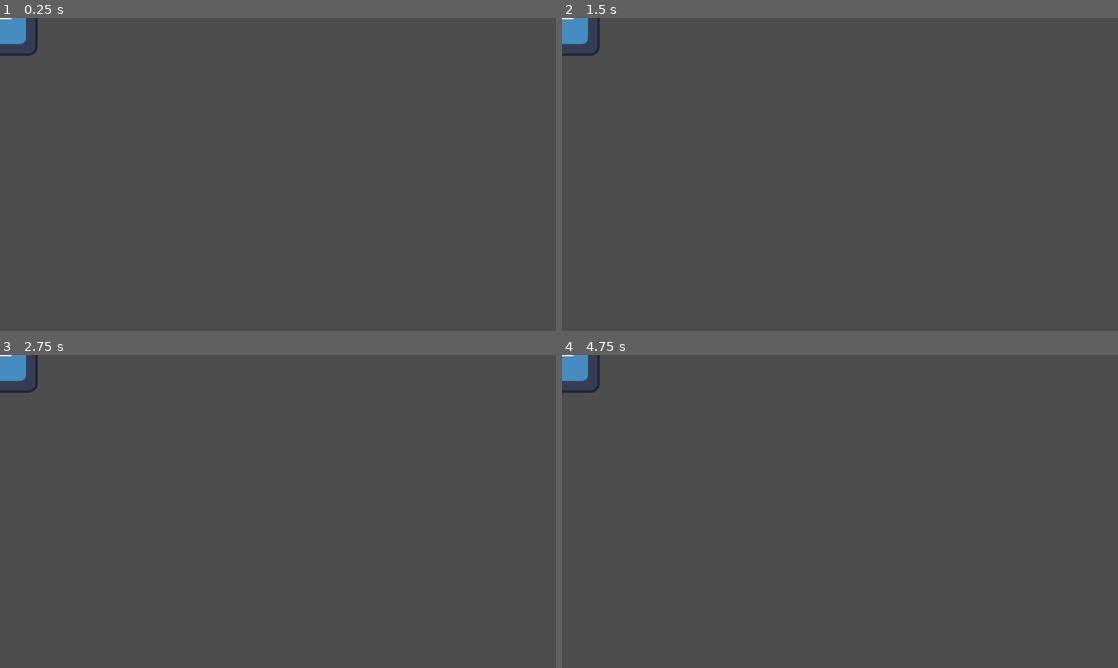
Above: before the commit, frames 1-4 (two rows, left to right).
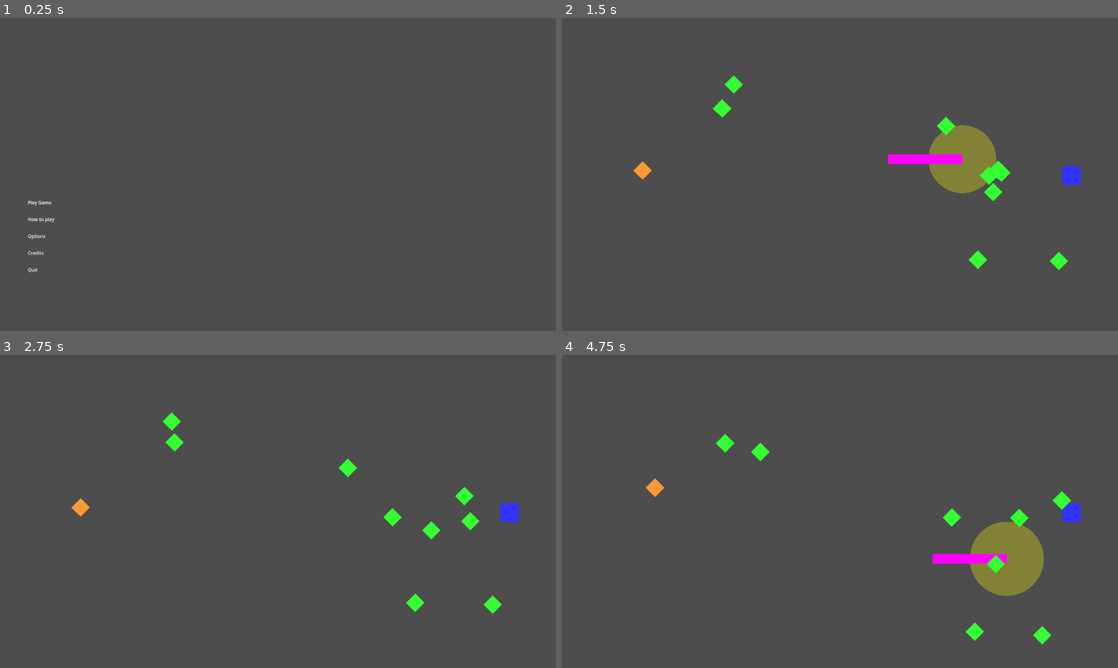
Above: after the commit, the same moments.

Repository: VileOar/ludum-dare-56
Game: Godot game, scene res://src/ui/menus/MainMenu.tscn
Same seed, same stepped clock (60 frames per second), same inputs: the game is played once before the commit and once after it. Before the commit the project starts from res://stomp.tscn. The engine's default icon, where the game draws it, is replaced by a stand-in: a white triangle on a blue panel in a dark square.
Inputs (mouse positions are in pixels of both pictures, inside the frame that each line leads up to):
- Up to frame 1 (0.25 s): no input
- Up to frame 2 (1.5 s): click (645, 202) at 0.5 s, where only the run after the commit has a clickable "Play Game"; tap Enter at 1.25 s; move the mouse to (962, 158) at 1.27 s; press the mouse at (962, 158) at 1.28 s
- Up to frame 3 (2.75 s): tap Space at 2 s; move the mouse to (166, 527) at 2.02 s; release the mouse at (166, 527) at 2.03 s; click (166, 527) at 2.1 s
- Up to frame 4 (4.75 s): move the mouse to (895, 442) at 2.77 s; hold Right mouse button (mouse2) 2.78-3.53 s; click (895, 442) at 3.05 s; move the mouse to (812, 574) at 3.52 s; click (812, 574) at 3.6 s; move the mouse to (1006, 558) at 4.27 s; press the mouse at (1006, 558) at 4.28 s

The runs differ from the first frame. In frame 1, 0.6% of the frame differs, in the area x 0-10%, y 0-82%; in frame 2, 3.9%; in frame 3, 1.7%; in frame 4, 4.2%, in the area x 0-94%, y 0-93%.

Commit message:
cleanup and hook up menu

Diff:
--- a/CallStomp.gd
+++ /dev/null
@@ -1,21 +0,0 @@
-extends Node2D
-
-@export var myStompScene: PackedScene
-
-# Called when the node enters the scene tree for the first time.
-func _ready() -> void:
-	pass
-
-
-# Called every frame. 'delta' is the elapsed time since the previous frame.
-func _process(delta: float) -> void:
-	pass
-
-
-func _input(event: InputEvent) -> void:
-	if event.is_action_pressed("mouse1"):
-		print("Stomp")
-	if event.is_action_released("mouse1"):
-		var Stomp = myStompScene.instantiate()
-		Stomp.position = get_local_mouse_position()
-		add_child(Stomp)
--- a/Game.tscn
+++ /dev/null
@@ -1,8 +0,0 @@
-[gd_scene load_steps=3 format=3 uid="uid://co4l80kf3cxv1"]
-
-[ext_resource type="Script" path="res://CallStomp.gd" id="1_tihn3"]
-[ext_resource type="PackedScene" uid="uid://ccpqkr5a4xafu" path="res://stomp.tscn" id="2_yjlgb"]
-
-[node name="Game" type="Node2D"]
-script = ExtResource("1_tihn3")
-myStompScene = ExtResource("2_yjlgb")
--- a/Stomp.gd
+++ /dev/null
@@ -1,17 +0,0 @@
-extends Node2D
-
-@export var stopmDmg: float = 100
-
-signal hit
-# Called when the node enters the scene tree for the first time.
-func _ready() -> void:
-	pass # Replace with function body.
-
-
-# Called every frame. 'delta' is the elapsed time since the previous frame.
-func _process(delta: float) -> void:
-	pass
-
-func _on_area_2d_area_entered(area: Area2D) -> void:
-	hit.emit()
-	$CollisionShape2D.set_deferred("disable", true)
--- a/project.godot
+++ b/project.godot
@@ -11,7 +11,7 @@
 [application]
 
 config/name="ludum_dare_56"
-run/main_scene="res://stomp.tscn"
+run/main_scene="res://src/ui/menus/MainMenu.tscn"
 config/features=PackedStringArray("4.3", "Forward Plus")
 config/icon="res://icon.svg"
 
@@ -22,8 +22,8 @@
 
 [display]
 
-window/size/viewport_width=1280
-window/size/viewport_height=720
+window/size/viewport_width=1920
+window/size/viewport_height=1080
 window/stretch/mode="viewport"
 
 [input]
--- a/src/stage/stage.tscn
+++ b/src/stage/stage.tscn
@@ -7,10 +7,10 @@
 [ext_resource type="PackedScene" uid="uid://cpysboj23eaxd" path="res://src/entities/goal.tscn" id="5_27dnd"]
 
 [sub_resource type="RectangleShape2D" id="RectangleShape2D_hu6hx"]
-size = Vector2(64, 720)
+size = Vector2(64, 1080)
 
 [sub_resource type="RectangleShape2D" id="RectangleShape2D_gmtja"]
-size = Vector2(1280, 64)
+size = Vector2(1920, 64)
 
 [node name="Stage" type="Node2D"]
 script = ExtResource("1_iaxbk")
@@ -24,16 +24,15 @@
 metadata/_edit_group_ = true
 
 [node name="CollisionShape2D" type="CollisionShape2D" parent="Walls/Wall1"]
-position = Vector2(0, 360)
+position = Vector2(0, 540)
 shape = SubResource("RectangleShape2D_hu6hx")
 
 [node name="Wall2" type="StaticBody2D" parent="Walls"]
-position = Vector2(1280, 0)
+position = Vector2(1920, 0)
 collision_mask = 0
-metadata/_edit_group_ = true
 
 [node name="CollisionShape2D" type="CollisionShape2D" parent="Walls/Wall2"]
-position = Vector2(0, 360)
+position = Vector2(0, 540)
 shape = SubResource("RectangleShape2D_hu6hx")
 
 [node name="Wall3" type="StaticBody2D" parent="Walls"]
@@ -41,16 +40,16 @@
 metadata/_edit_group_ = true
 
 [node name="CollisionShape2D" type="CollisionShape2D" parent="Walls/Wall3"]
-position = Vector2(640, 0)
+position = Vector2(960, 0)
 shape = SubResource("RectangleShape2D_gmtja")
 
 [node name="Wall4" type="StaticBody2D" parent="Walls"]
-position = Vector2(0, 720)
+position = Vector2(0, 1080)
 collision_mask = 0
 metadata/_edit_group_ = true
 
 [node name="CollisionShape2D" type="CollisionShape2D" parent="Walls/Wall4"]
-position = Vector2(640, 0)
+position = Vector2(960, 0)
 shape = SubResource("RectangleShape2D_gmtja")
 
 [node name="Creatures" type="Node" parent="."]
@@ -60,4 +59,4 @@
 visible = false
 
 [node name="Goal" parent="." instance=ExtResource("5_27dnd")]
-position = Vector2(1120, 360)
+position = Vector2(1760, 544)
--- a/src/ui/menus/MainMenu.tscn
+++ b/src/ui/menus/MainMenu.tscn
@@ -1,6 +1,7 @@
-[gd_scene load_steps=6 format=3 uid="uid://bbqsnbw7blhf2"]
+[gd_scene load_steps=7 format=3 uid="uid://bbqsnbw7blhf2"]
 
 [ext_resource type="Script" path="res://src/ui/menus/main_menu.gd" id="1_1gw4v"]
+[ext_resource type="PackedScene" uid="uid://e7jihf677gx2" path="res://src/stage/stage.tscn" id="2_07hcq"]
 
 [sub_resource type="StyleBoxTexture" id="StyleBoxTexture_36kx8"]
 
@@ -19,6 +20,7 @@
 grow_horizontal = 2
 grow_vertical = 2
 script = ExtResource("1_1gw4v")
+game_scene = ExtResource("2_07hcq")
 
 [node name="Background" type="PanelContainer" parent="."]
 layout_mode = 0
@@ -103,6 +105,7 @@
 theme_override_styles/separator = SubResource("StyleBoxEmpty_twdcm")
 
 [node name="PlayButton" type="Button" parent="MarginContainer/HorizontalContainer/MarginContainer/VButtonsContainer"]
+unique_name_in_owner = true
 custom_minimum_size = Vector2(400, 64)
 layout_mode = 2
 focus_neighbor_top = NodePath("../ExitButton")
@@ -141,6 +144,7 @@
 alignment = 0
 
 [node name="OptionsButton" type="Button" parent="MarginContainer/HorizontalContainer/MarginContainer/VButtonsContainer"]
+unique_name_in_owner = true
 custom_minimum_size = Vector2(400, 64)
 layout_mode = 2
 focus_neighbor_top = NodePath("../PlayButton")
--- a/src/ui/menus/main_menu.gd
+++ b/src/ui/menus/main_menu.gd
@@ -1,15 +1,15 @@
 class_name MainMenu
 extends Control
 
-@onready var start_game_button : Button = $MarginContainer/HorizontalContainer/MarginContainer/VButtonsContainer/PlayButton
-@onready var options_menu_button : Button = $MarginContainer/HorizontalContainer/MarginContainer/VButtonsContainer/OptionsButton
+@export var game_scene: PackedScene
+
+@onready var start_game_button : Button = %PlayButton
+@onready var options_menu_button : Button = %OptionsButton
 #@onready var options_menu_node : OptionsMenu = $OptionsMenu
 #@onready var credits = $Credits
 #@onready var how_to_play = $HowToPlay
 
-@onready var exit_button : Button = $MarginContainer/HorizontalContainer/MarginContainer/VButtonsContainer/ExitButton
-
-@onready var game_scene : PackedScene = preload("res://src/ui/tmp_game.tscn")
+@onready var exit_button : Button = %ExitButton
 
 
 func _ready():
--- a/stomp.tscn
+++ /dev/null
@@ -1,24 +0,0 @@
-[gd_scene load_steps=4 format=3 uid="uid://ccpqkr5a4xafu"]
-
-[ext_resource type="Script" path="res://Stomp.gd" id="1_rgoat"]
-[ext_resource type="Texture2D" uid="uid://dwqnjn6y86bsk" path="res://icon.svg" id="1_uexhc"]
-
-[sub_resource type="CircleShape2D" id="CircleShape2D_jmgog"]
-radius = 80.0
-
-[node name="Stomp" type="Node2D"]
-script = ExtResource("1_rgoat")
-
-[node name="Icon" type="Sprite2D" parent="."]
-scale = Vector2(1.35937, 1.35937)
-texture = ExtResource("1_uexhc")
-
-[node name="Area2D" type="Area2D" parent="Icon"]
-scale = Vector2(0.735632, 0.735632)
-
-[node name="CollisionShape2D" type="CollisionShape2D" parent="Icon/Area2D"]
-scale = Vector2(1.35937, 1.35937)
-shape = SubResource("CircleShape2D_jmgog")
-one_way_collision_margin = 0.0
-
-[connection signal="area_entered" from="Icon/Area2D" to="." method="_on_area_2d_area_entered"]
